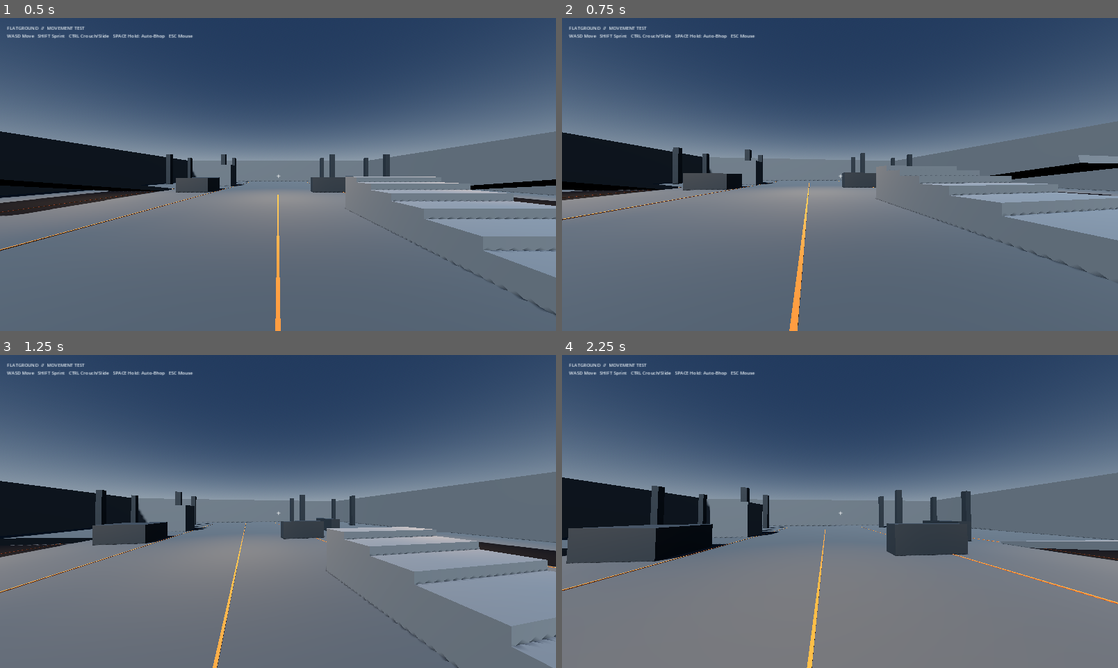
Above: before the commit, frames 1-4 (two rows, left to right).
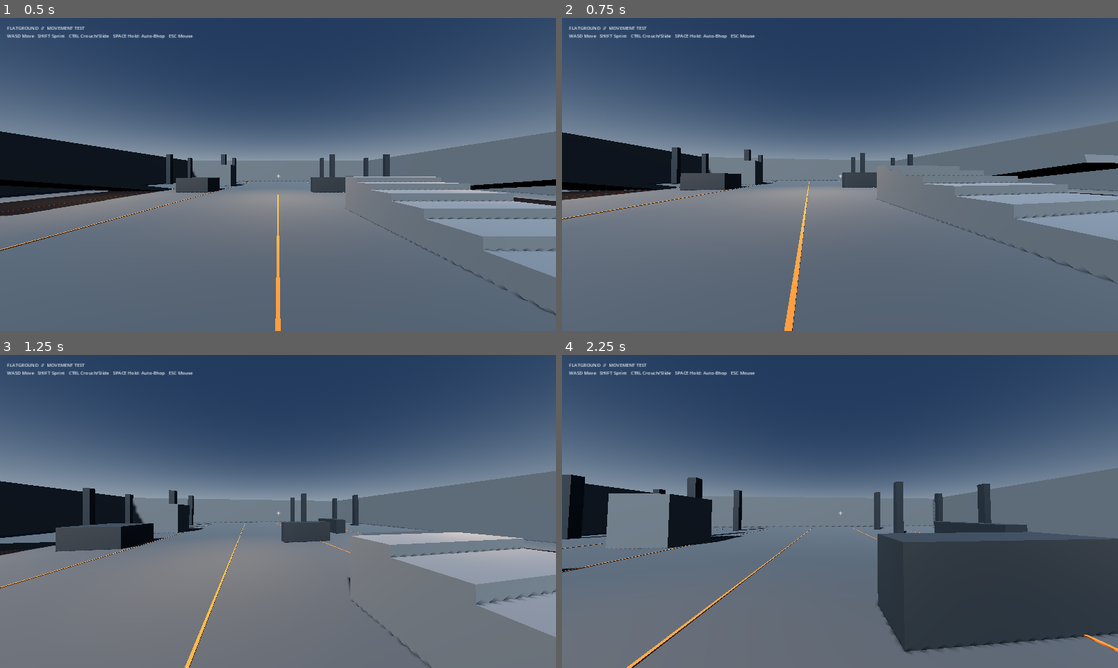
Above: after the commit, the same moments.

Repository: gggevego15-ui/Flatground
Game: Godot game, scene res://scenes/test_map.tscn
The game is run twice, just before and just after one commit, with the same random seed, the same clock (stepped at 60 frames per second) and the same inputs.
Inputs (mouse positions are in pixels of both pictures, inside the frame that each line leads up to):
- Up to frame 1 (0.5 s): no input
- Up to frame 2 (0.75 s): tap Enter at 0.5 s; move the mouse to (867, 174) at 0.52 s; hold W (move_forward) from 0.53 s (still down); hold Ctrl (crouch) from 0.53 s (still down)
- Up to frame 3 (1.25 s): keep holding W (move_forward); keep holding Ctrl (crouch); tap Space (jump) at 0.77, 1.07 s; tap Shift (sprint) at 0.8 s
- Up to frame 4 (2.25 s): keep holding W (move_forward); move the mouse to (812, 511) at 1.27 s; release Ctrl (crouch) at 1.28 s; tap Shift (sprint) at 1.35 s; tap Space (jump) at 1.52, 1.55, 1.82 s; move the mouse to (851, 505) at 2.02 s; hold Space (jump) from 2.03 s (still down)

Frame 1 is identical in both runs. In frame 2, 1.5% of the frame differs, in the area x 0-100%, y 33-100%; in frame 3, 7.6%; in frame 4, 25%, in the area x 0-100%, y 36-100%.

Commit message:
Add momentum-preserving bunny hop and Quake-style air acceleration

Diff:
--- a/scripts/player_controller.gd
+++ b/scripts/player_controller.gd
@@ -13,6 +13,10 @@
 @export var gravity := 20.0
 @export var slide_friction := 2.2
 @export var slide_boost := 1.12
+@export var air_wishspeed_cap := 8.0
+@export var air_acceleration_gain := 18.0
+@export var bunnyhop_speed_retention := 0.98
+@export var ground_jump_friction_scale := 0.08
 @export_group("Camera")
 @export var mouse_sensitivity := 0.0018
 @export var base_fov := 90.0
@@ -77,54 +81,79 @@
 
 func _physics_process(delta: float) -> void:
 	var grounded := is_on_floor()
+	var jump_held := Input.is_action_pressed("jump")
 	var crouching := Input.is_action_pressed("crouch")
 	var sprinting := Input.is_action_pressed("sprint") and not crouching
 	var input_2d := Input.get_vector("move_left", "move_right", "move_forward", "move_back")
-	var wish_dir := (global_transform.basis * Vector3(input_2d.x, 0, input_2d.y)).normalized()
-	var horizontal := Vector3(velocity.x, 0, velocity.z)
+	var wish_dir := (global_transform.basis * Vector3(input_2d.x, 0.0, input_2d.y)).normalized()
+	var horizontal := Vector3(velocity.x, 0.0, velocity.z)
+	var horizontal_speed := horizontal.length()
 
 	if grounded:
 		if not was_on_floor and velocity.y < -2.0:
 			var impact := clampf(absf(velocity.y) / jump_velocity, 0.35, 2.2)
 			landing_offset = landing_kick * impact
 			landing_velocity = landing_recovery * impact * 0.08
-		if crouching and horizontal.length() > walk_speed * 0.7:
+
+		if crouching and horizontal_speed > walk_speed * 0.7 and not jump_held:
 			if not slide_active:
 				slide_active = true
-				slide_speed = horizontal.length() * slide_boost
+				slide_speed = horizontal_speed * slide_boost
 			slide_speed = maxf(0.0, slide_speed - slide_friction * delta)
-			velocity.x = horizontal.normalized().x * slide_speed
-			velocity.z = horizontal.normalized().z * slide_speed
-			if wish_dir.length() > 0.01:
-				var steered := Vector3(velocity.x, 0, velocity.z).lerp(wish_dir * slide_speed, delta * 1.4)
-				velocity.x = steered.x
-				velocity.z = steered.z
+			horizontal = horizontal.normalized() * slide_speed
+			if wish_dir.length_squared() > 0.001:
+				horizontal = horizontal.lerp(wish_dir * slide_speed, minf(delta * 1.4, 1.0))
 		else:
 			slide_active = false
 			var target_speed := crouch_speed if crouching else (sprint_speed if sprinting else walk_speed)
-			var target := wish_dir * target_speed
-			if wish_dir.length() > 0.01:
-				horizontal = horizontal.move_toward(target, ground_acceleration * delta)
+			if jump_held:
+				# Preserve most horizontal momentum on a perfectly timed hop.
+				horizontal = horizontal.move_toward(Vector3.ZERO, ground_friction * ground_jump_friction_scale * delta)
+			elif wish_dir.length_squared() > 0.001:
+				horizontal = _ground_accelerate(horizontal, wish_dir, target_speed, ground_acceleration, delta)
 			else:
 				horizontal = horizontal.move_toward(Vector3.ZERO, ground_friction * delta)
-			velocity.x = horizontal.x
-			velocity.z = horizontal.z
-		# Hold Space to jump immediately on every grounded frame (auto-bhop).
-		if Input.is_action_pressed("jump"):
+
+		velocity.x = horizontal.x
+		velocity.z = horizontal.z
+		if jump_held:
 			velocity.y = jump_velocity
 			slide_active = false
+			# Avoid a sudden speed drop at take-off while keeping tiny losses stable.
+			if horizontal.length() > sprint_speed:
+				horizontal *= bunnyhop_speed_retention
+				velocity.x = horizontal.x
+				velocity.z = horizontal.z
 	else:
 		slide_active = false
 		velocity.y -= gravity * delta
-		if wish_dir.length() > 0.01:
-			var air_target := wish_dir * sprint_speed
-			horizontal = horizontal.move_toward(air_target, air_acceleration * air_control * delta)
+		if wish_dir.length_squared() > 0.001:
+			# Quake-style air acceleration: accelerate along the desired direction,
+			# rather than pulling the whole velocity vector toward a fixed target.
+			horizontal = _air_accelerate(horizontal, wish_dir, air_wishspeed_cap, air_acceleration_gain, delta)
 			velocity.x = horizontal.x
 			velocity.z = horizontal.z
 
 	move_and_slide()
 	_update_camera(delta, crouching, sprinting)
 	was_on_floor = grounded
+
+
+func _ground_accelerate(current: Vector3, wish_dir: Vector3, wish_speed: float, acceleration: float, delta: float) -> Vector3:
+	var add_speed := wish_speed - current.dot(wish_dir)
+	if add_speed <= 0.0:
+		return current
+	var accel_speed := minf(acceleration * wish_speed * delta, add_speed)
+	return current + wish_dir * accel_speed
+
+
+func _air_accelerate(current: Vector3, wish_dir: Vector3, wish_speed: float, acceleration: float, delta: float) -> Vector3:
+	var add_speed := wish_speed - current.dot(wish_dir)
+	if add_speed <= 0.0:
+		return current
+	var accel_speed := minf(acceleration * wish_speed * delta, add_speed)
+	return current + wish_dir * accel_speed
+
 
 func _update_camera(delta: float, crouching: bool, sprinting: bool) -> void:
 	camera_clock += delta
